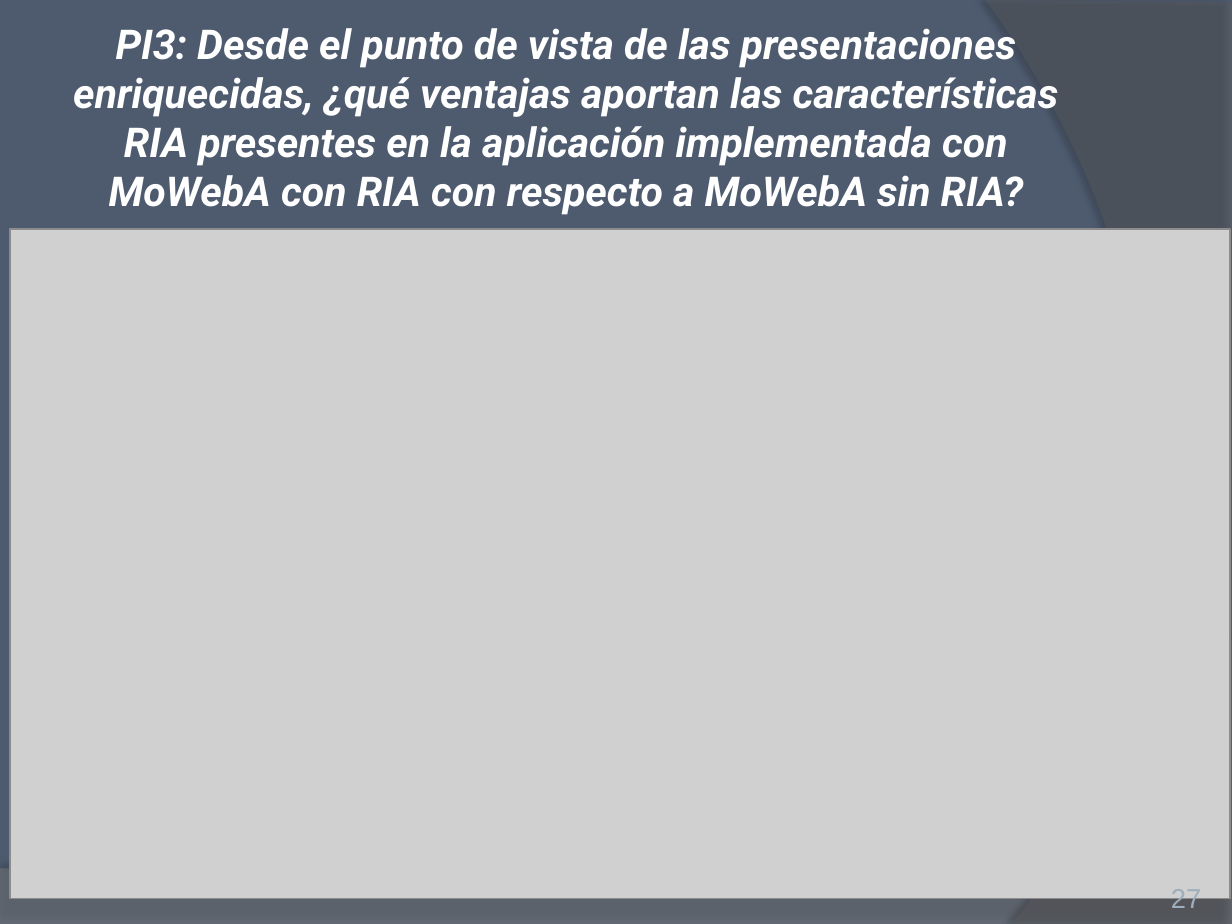
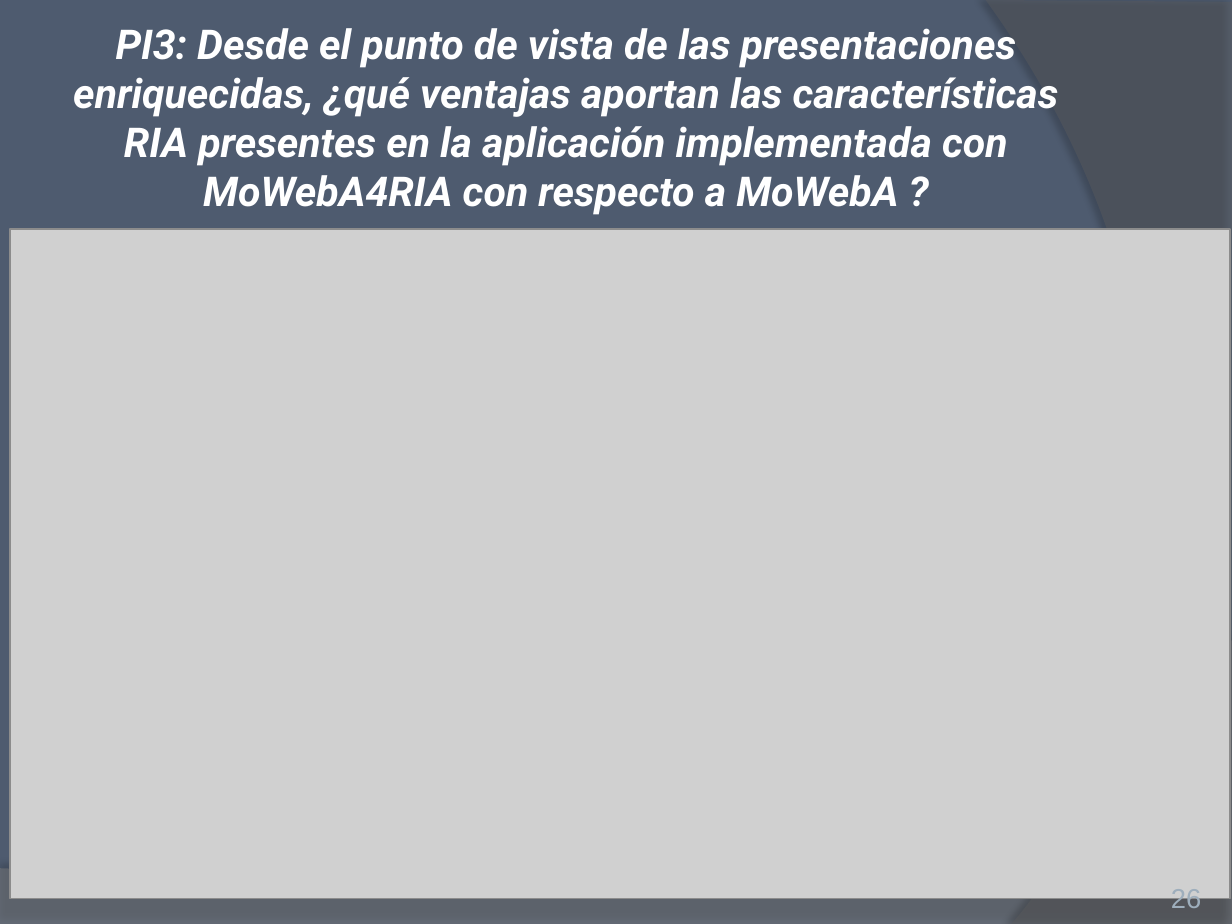
Before and after one commit to ivalop81/Metamodelo-Cybse2016, a slide deck: slide 26 of Presentacion final .pptx (slide 27 before the commit). Drawn at 1232x924 pixels with LibreOffice and Linux fonts; fonts in the diff are those of the drawing; grey boxes stand for pictures. Boxes give left, top, right and bottom in pixels: in the first picture for what was removed or moved away, otherwise in the second. Text is boxed around its words. In the diff, an @@ line names an element or a change of style, - is before the commit and + after.

```diff
--- a/Presentacion final .pptx
+++ b/Presentacion final .pptx
@@ title at <box>73,28,1059,215</box>: text changed @@
-PI3: Desde el punto de vista de las presentaciones enriquecidas, ¿qué ventajas aportan las características RIA presentes en la aplicación implementada con MoWebA con RIA con respecto a MoWebA sin RIA?
+PI3: Desde el punto de vista de las presentaciones enriquecidas, ¿qué ventajas aportan las características RIA presentes en la aplicación implementada con MoWebA4RIA con respecto a MoWebA ?
@@ page number at <box>1171,887,1201,914</box>: text changed @@
-27
+26
```
Also in this commit, not shown: 7 other slides changed, 1 slide removed, 7 other files.
